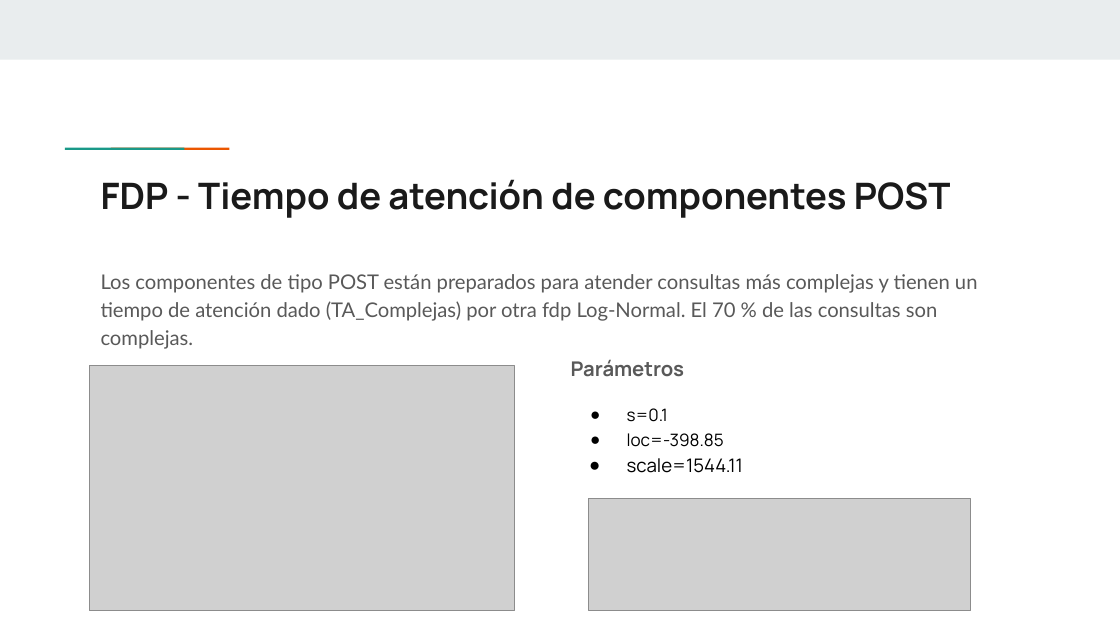
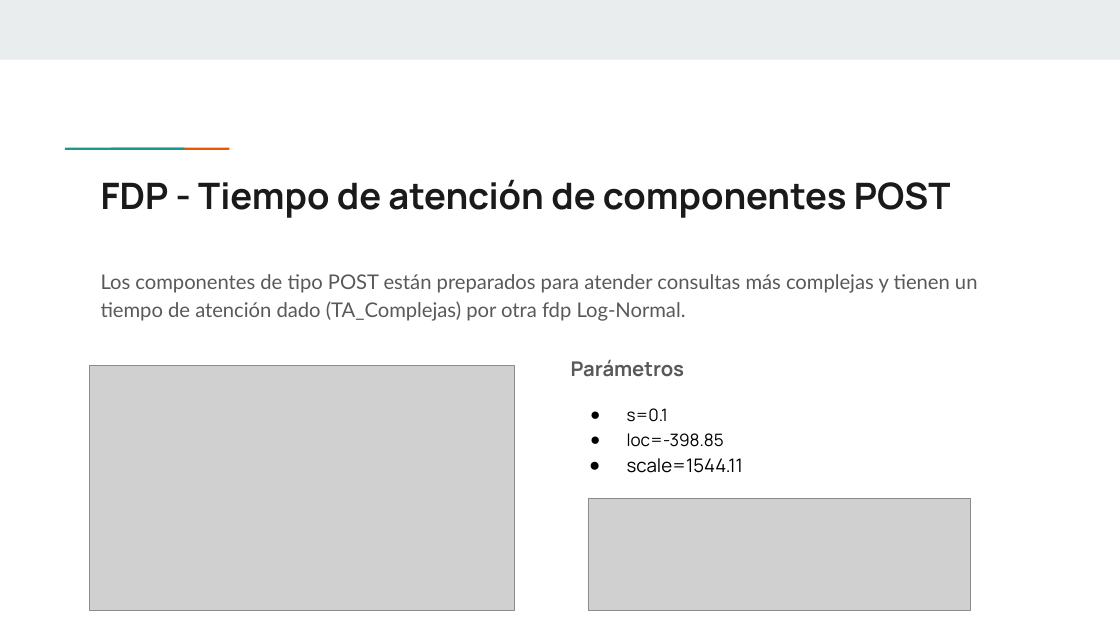
Before and after one commit to NazarethEliasNalbandian/server-requests-simulation, a slide deck: slide 11 of Simulación de Peticiones.pptx. Drawn at 1120x630 pixels with LibreOffice and Linux fonts; fonts in the diff are those of the drawing; grey boxes stand for pictures. Boxes give left, top, right and bottom in pixels: in the first picture for what was removed or moved away, otherwise in the second. Text is boxed around its words. In the diff, an @@ line names an element or a change of style, - is before the commit and + after.

```diff
--- a/Simulación de Peticiones.pptx
+++ b/Simulación de Peticiones.pptx
@@ text at box(101, 274, 978, 321): text changed @@
-Los componentes de tipo POST están preparados para atender consultas más complejas y tienen un tiempo de atención dado (TA_Complejas) por otra fdp Log-Normal. El 70 % de las consultas son complejas.
+Los componentes de tipo POST están preparados para atender consultas más complejas y tienen un tiempo de atención dado (TA_Complejas) por otra fdp Log-Normal.
```
Also in this commit, not shown: 4 other slides changed.
